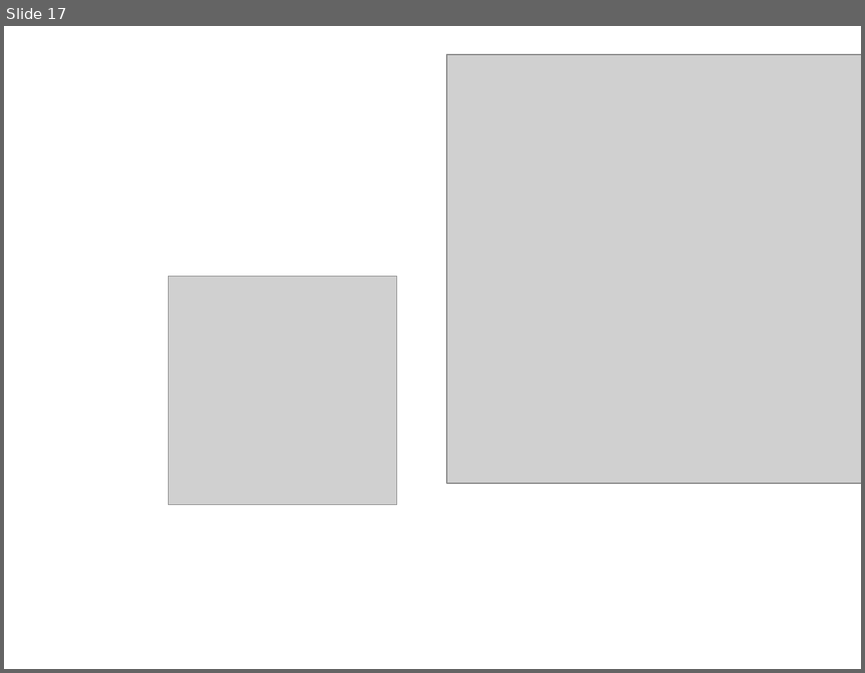
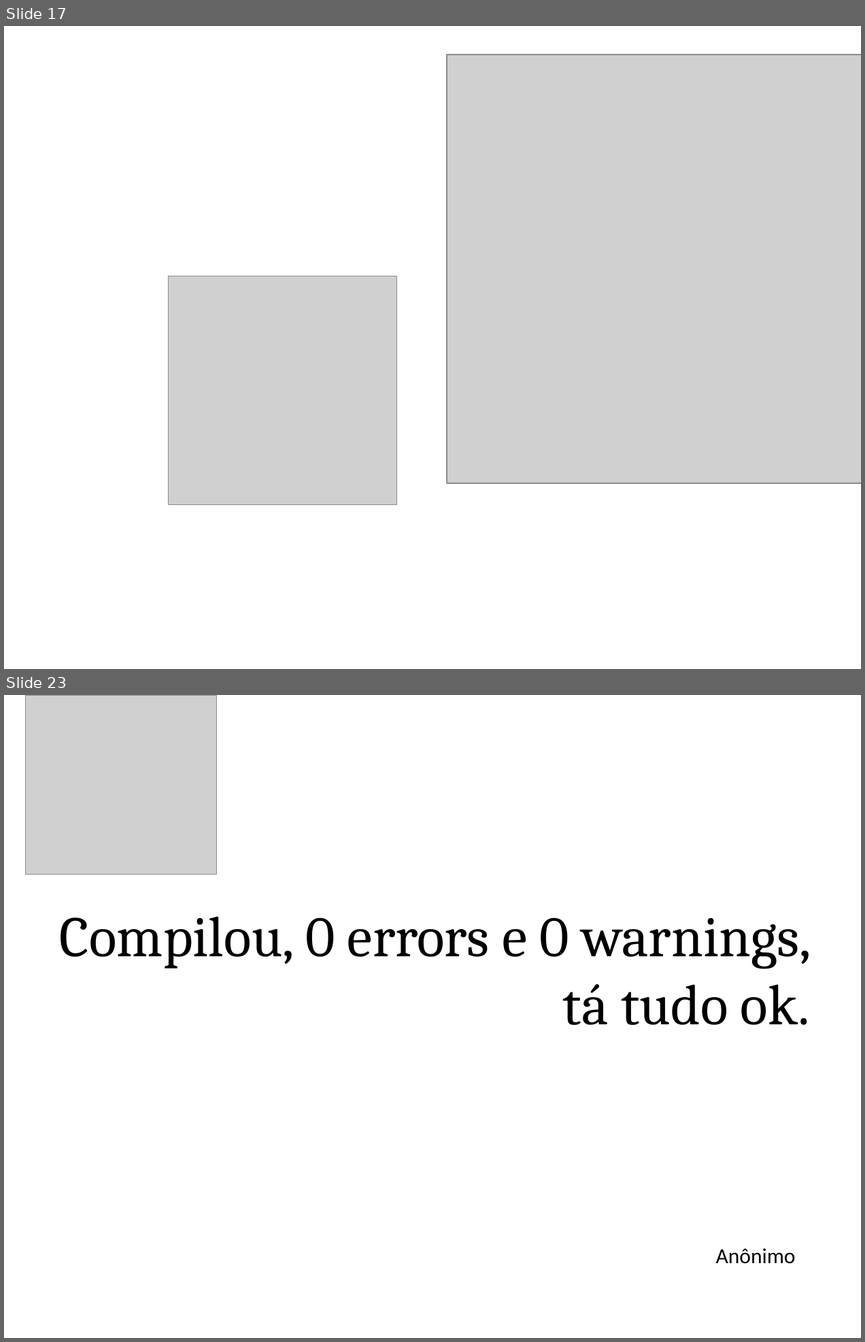
Before and after one commit to juanplopes/ci-alem-do-build, a slide deck: Presentation.pptx. Shown one above the other, each under a label of ours: slide 17 before the commit, slides 17 and 23 after it; the slides between them are not shown. The pictures are 865x673 and 865x1342 pixels, drawn with LibreOffice and Linux fonts; fonts in the diff are those of the drawing; grey boxes stand for pictures; background and template pictures are left out. Boxes give left, top, right and bottom in pixels: in the first picture for what was removed or moved away, otherwise in the second. Text is boxed around its words. In the diff, an @@ line names an element or a change of style, - is before the commit and + after.

```diff
--- a/Presentation.pptx
+++ b/Presentation.pptx
@@ slide 23 added at [4, 695, 861, 1338], background #FFFFFF @@
@@ picture added at [26, 695, 216, 874] @@
@@ text added at [60, 916, 811, 1025], 48 pt, text #000000 @@
+Compilou, 0 errors e 0 warnings, tá tudo ok.
@@ text added at [716, 1248, 796, 1263], 18 pt, text #000000 @@
+Anônimo
```
Also in this commit, not shown: 3 other slides added.
